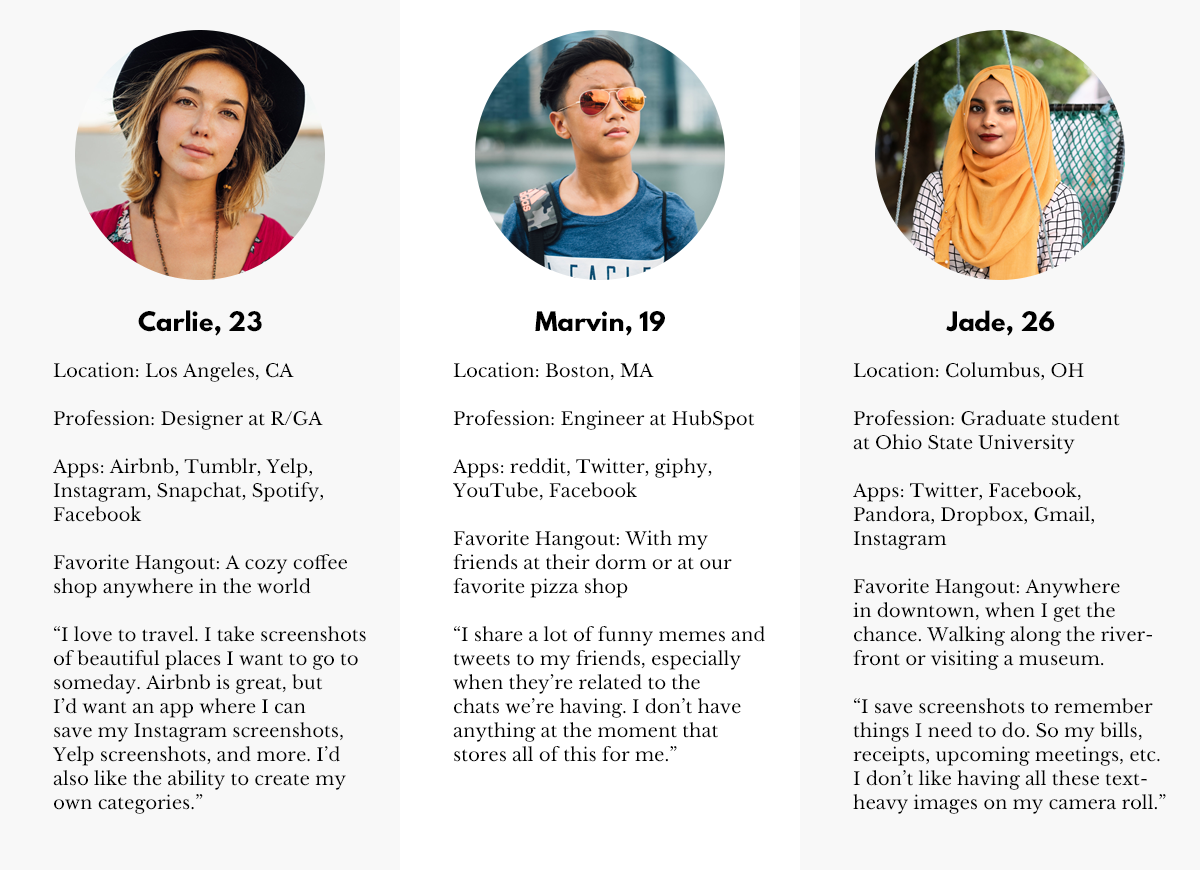
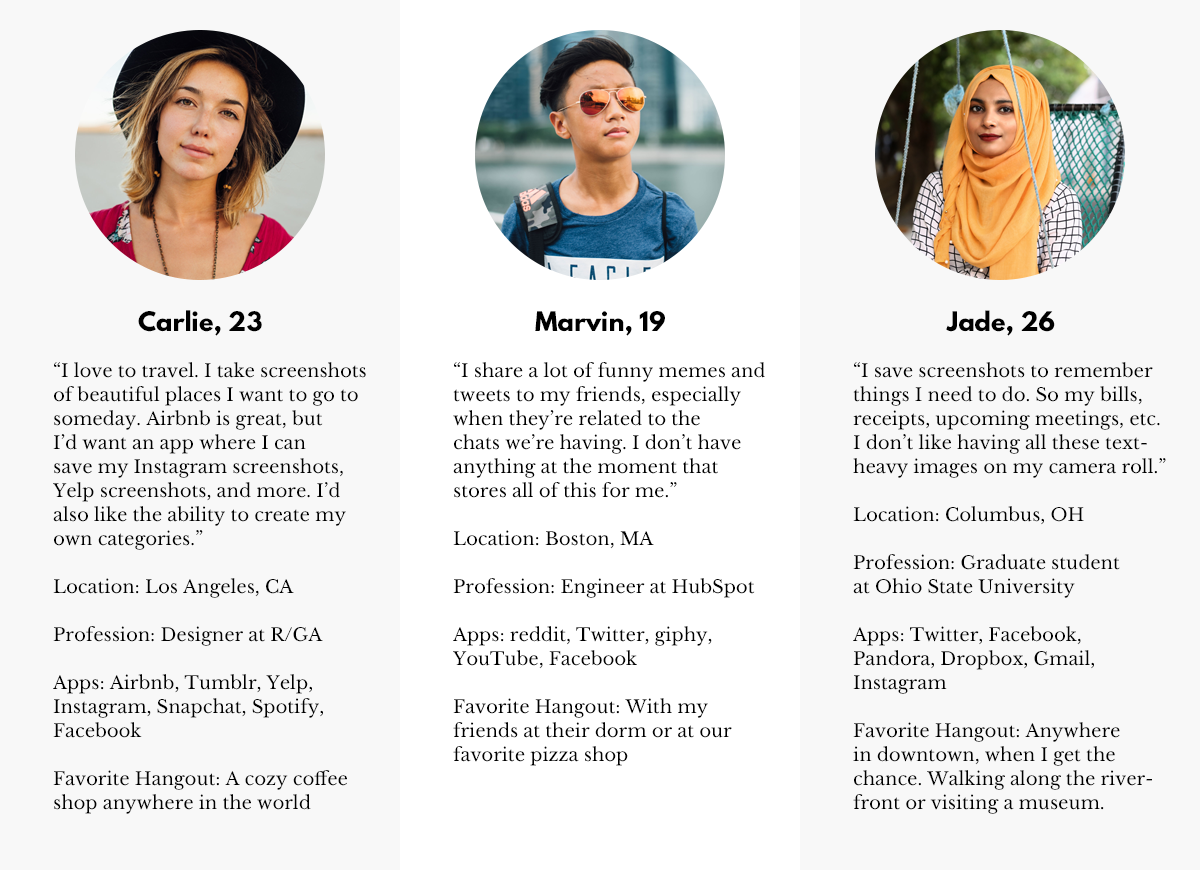
Revision of a layered w=1200, h=870 image; what changed, layer by layer:
renamed "Location: Columbus, OH Profession: Graduate student at Ohio St" to "“I save screenshots to remember things I need to do. So my bill", painted on it over 853, 362, 1166, 814
renamed "Location: Boston, MA Profession: Engineer at HubSpot Apps: re" to "“I share a lot of funny memes and tweets to my friends, especia", painted on it over 453, 362, 765, 766
renamed "Location: Los Angeles, CA Profession: Designer at R/GA Apps:" to "“I love to travel. I take screenshots of beautiful places I wan", painted on it over 53, 362, 366, 814
